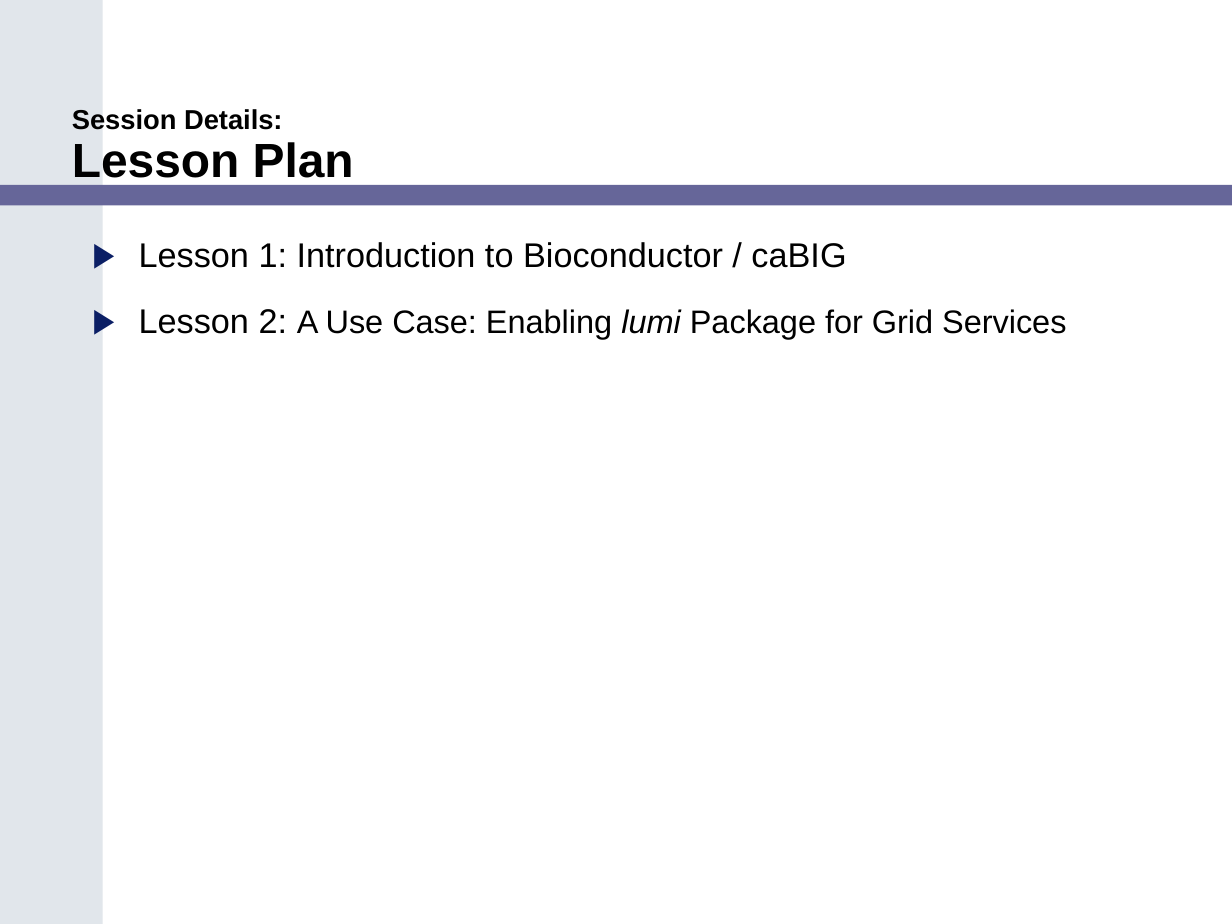
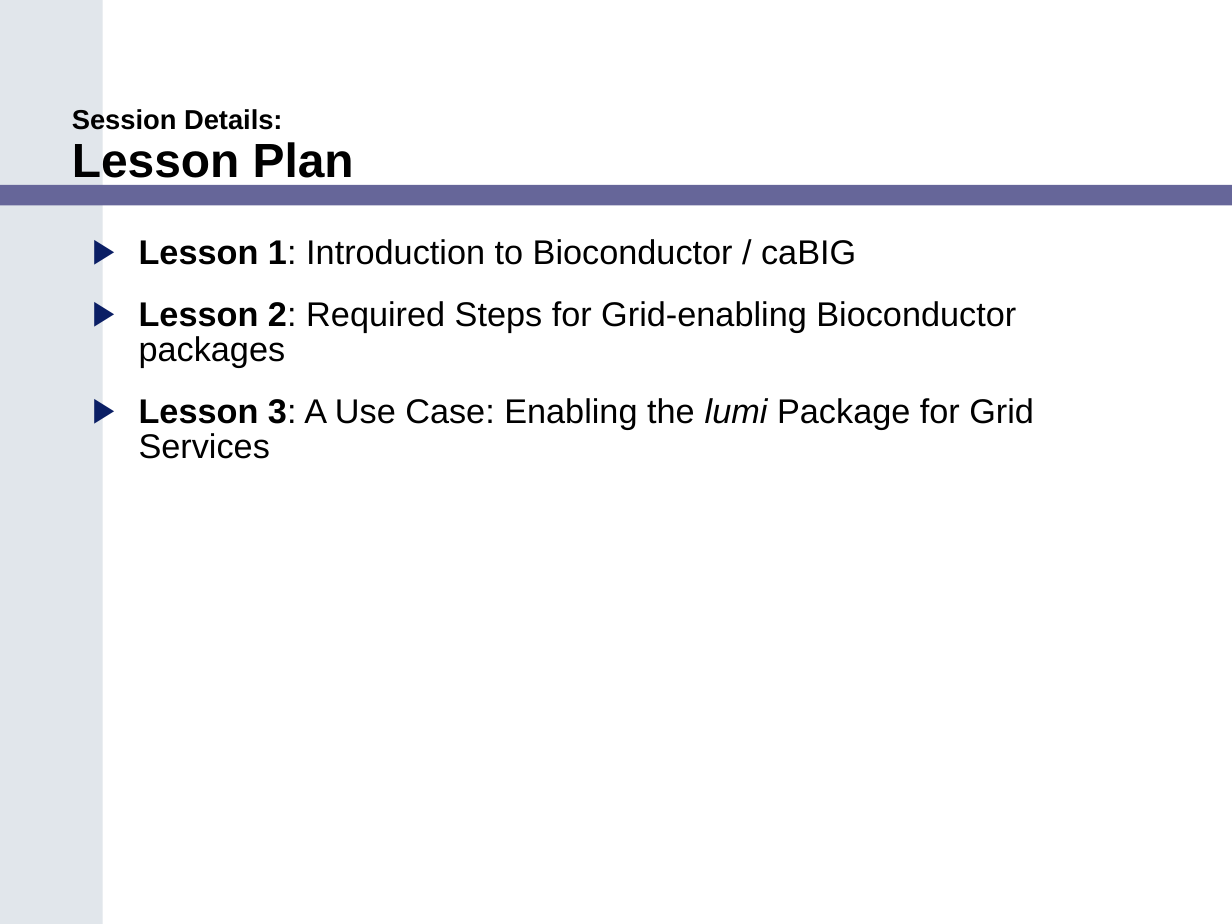
Before and after one commit to NCIP/bioconductor, a slide deck: slide 4 of bioconductor/Adopter_Northwestern/Task 2.11.2_Final Training Modules/caBIG_Bioconductor_Training_Module.ppt. Drawn at 1232x924 pixels with LibreOffice and Linux fonts; fonts in the diff are those of the drawing. Boxes give left, top, right and bottom in pixels: in the first picture for what was removed or moved away, otherwise in the second. Text is boxed around its words. In the diff, an @@ line names an element or a change of style, - is before the commit and + after.

```diff
--- a/bioconductor/Adopter_Northwestern/Task 2.11.2_Final Training Modules/caBIG_Bioconductor_Training_Module.ppt
+++ b/bioconductor/Adopter_Northwestern/Task 2.11.2_Final Training Modules/caBIG_Bioconductor_Training_Module.ppt
@@ text at box(139, 239, 856, 265): bold on in "Lesson 1:"; line spacing 0.95 to 0.85 @@
@@ text at box(139, 301, 1034, 459): text changed; size 19 to 20 pt @@
-▶ Lesson 2: A Use Case: Enabling lumi Package for Grid Services
+▶ Lesson 2: Required Steps for Grid-enabling Bioconductor packages
+▶ Lesson 3: A Use Case: Enabling the lumi Package for Grid Services
```
Also in this commit, not shown: 13 other slides changed, 13 slides added, 2 slides removed, 1 other file.
